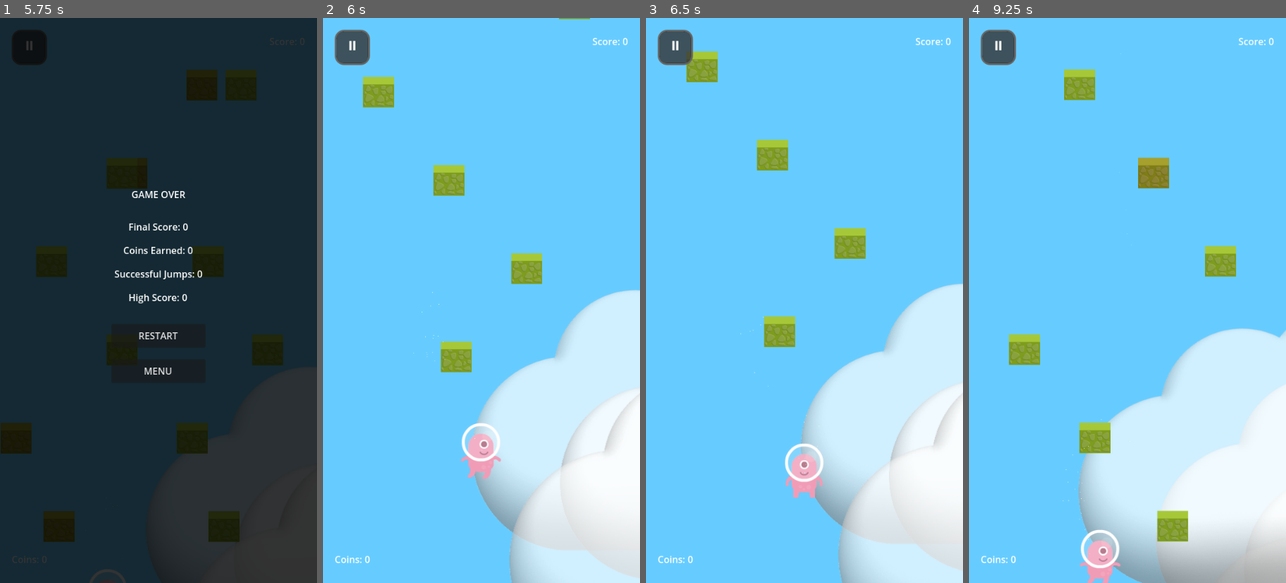
Above: before the commit, frames 1-4 (left to right).
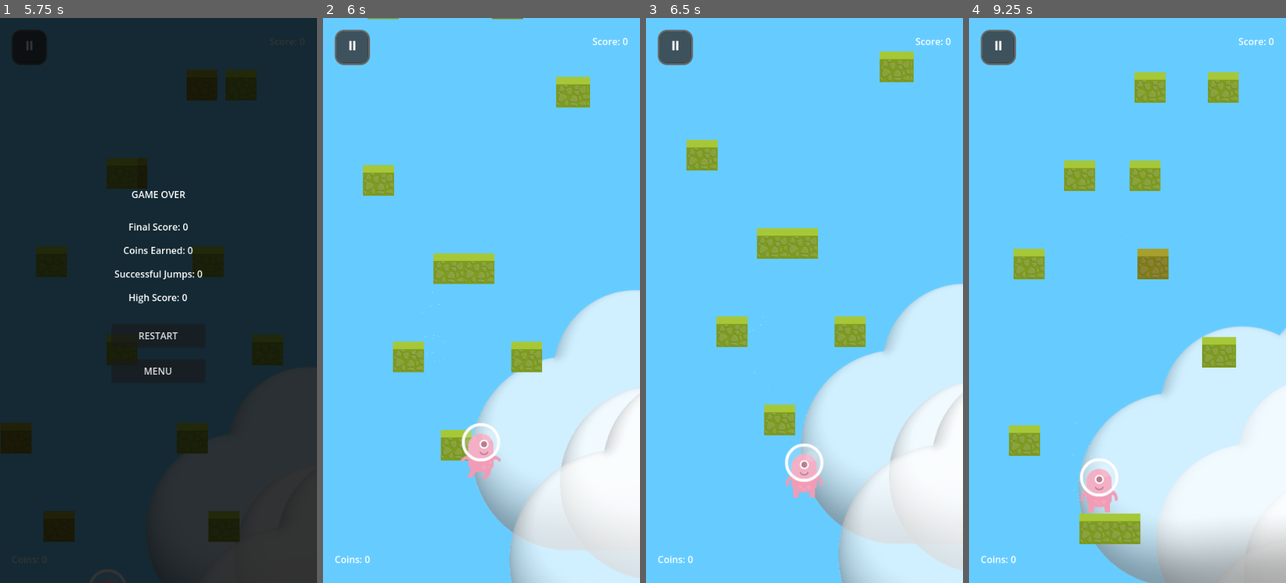
Above: after the commit, the same moments.

Repository: jeanleonhirwa/hopnsplat
Game: Godot game, scene res://scenes/MainMenu.tscn
Two runs of this game, one before a commit and one after it. Both use one fixed random seed, a clock stepped at 60 frames per second and the inputs below.
Inputs (mouse positions are in pixels of both pictures, inside the frame that each line leads up to):
- Up to frame 1 (5.75 s): click "🚀 PLAY" at 0.5 s; tap Enter (ui_accept) at 1.25, 1.52, 4.52 s; move the mouse to (228, 272) at 1.27 s; hold Right (ui_right) 1.28-2 s; click (228, 272) at 1.42 s; drag from (95, 328) to (142, 413) at 2.02 s; move the mouse to (190, 176) at 2.77 s; hold Left (ui_left) 2.78-3.5 s; drag from (142, 413) to (63, 215) at 3.52 s; move the mouse to (253, 385) at 4.27 s; hold Right (ui_right) 4.28-5 s; drag from (63, 215) to (110, 159) at 5.02 s
- Up to frame 2 (6 s): click "RESTART" at 5.75 s
- Up to frame 3 (6.5 s): no input
- Up to frame 4 (9.25 s): move the mouse to (1143, 300) at 6.52 s; hold Right (ui_right) 6.53-7.25 s; click (1143, 300) at 6.67 s; drag from (1079, 159) to (1064, 328) at 7.27 s; move the mouse to (1197, 272) at 8.02 s; hold Left (ui_left) 8.03-8.75 s; tap Enter (ui_accept) at 8.27 s; drag from (1064, 328) to (1111, 413) at 8.77 s

Frame 1 is identical in both runs. In frame 2, 6.0% of the frame differs, in the area x 12-85%, y 0-79%; in frame 3, 6.0%; in frame 4, 10%, in the area x 12-100%, y 6-100%.

Commit message:
Fixing restart button on pause screen

Diff:
--- a/scripts/main.gd
+++ b/scripts/main.gd
@@ -182,7 +182,7 @@
 func _on_restart_pressed():
 	"""Handle restart button from pause screen"""
 	hide_pause_screen()
-	reset_game()
+	restart_game()
 
 func _on_menu_pressed():
 	"""Handle menu button from pause screen"""
@@ -380,7 +380,6 @@
 	if player:
 		player.global_position = Vector2(270, 800)
 		player.velocity = Vector2.ZERO
-		player.reset_player_state()
 
 	# Reset camera
 	if camera:
@@ -426,7 +425,7 @@
 		camera.target_y = player.global_position.y  # Reset camera target to player position
 		print("Camera reset to starting position")
 
-	# Reset platform spawner
+	# Reset platform spawner and spawn initial platforms
 	if platform_spawner:
 		# Clear existing platforms
 		for platform in platform_spawner.platforms:
@@ -434,7 +433,11 @@
 				platform.queue_free()
 		platform_spawner.platforms.clear()
 		platform_spawner.last_platform_y = 800.0
-		print("Platform spawner reset")
+
+		# Spawn initial platforms immediately
+		for i in range(platform_spawner.initial_platform_count):
+			platform_spawner.spawn_platform(platform_spawner.last_platform_y - (i * platform_spawner.vertical_spacing))
+		print("Platform spawner reset and initial platforms spawned")
 
 	# Start rising danger after everything is reset
 	if rising_danger:
--- a/scripts/platform_spawner.gd
+++ b/scripts/platform_spawner.gd
@@ -363,3 +363,30 @@
 
 	add_child(boost)
 	boosts.append(boost)
+
+func clear_platforms():
+	"""Clear all platforms, obstacles, and boosts for game reset"""
+	# Clear platforms
+	for platform in platforms:
+		if platform != null and is_instance_valid(platform):
+			platform.queue_free()
+	platforms.clear()
+
+	# Clear obstacles
+	for obstacle in obstacles:
+		if obstacle != null and is_instance_valid(obstacle):
+			obstacle.queue_free()
+	obstacles.clear()
+
+	# Clear boosts
+	for boost in boosts:
+		if boost != null and is_instance_valid(boost):
+			boost.queue_free()
+	boosts.clear()
+
+	# Reset spawn position
+	last_platform_y = 800.0
+
+	# Spawn initial platforms again
+	for i in range(initial_platform_count):
+		spawn_platform(last_platform_y - (i * vertical_spacing))
